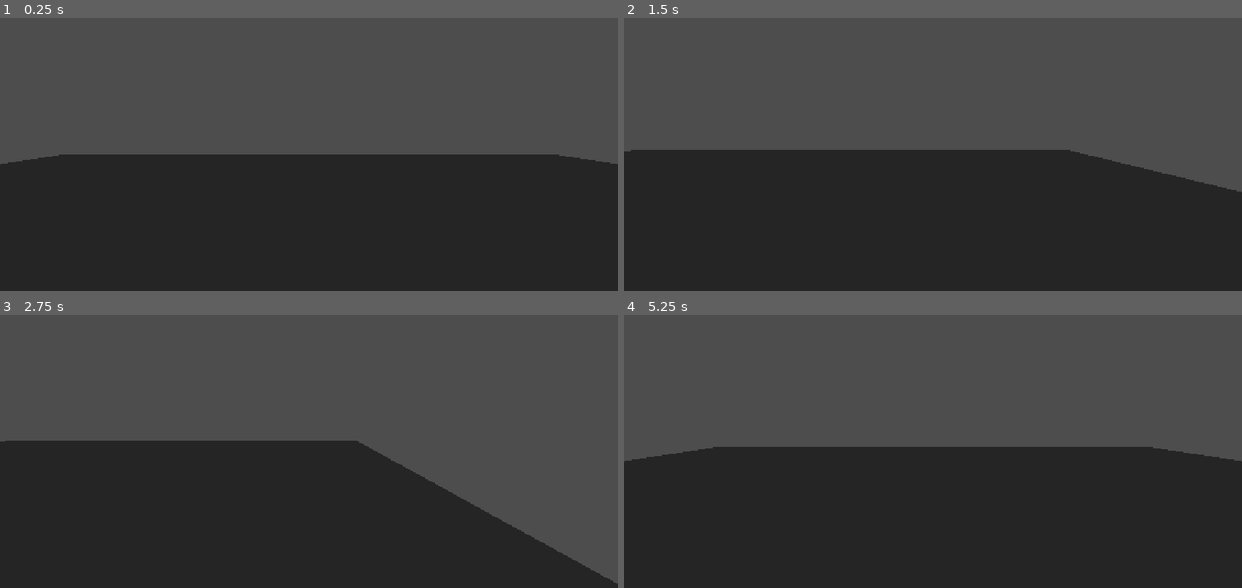
Above: before the commit, frames 1-4 (two rows, left to right).
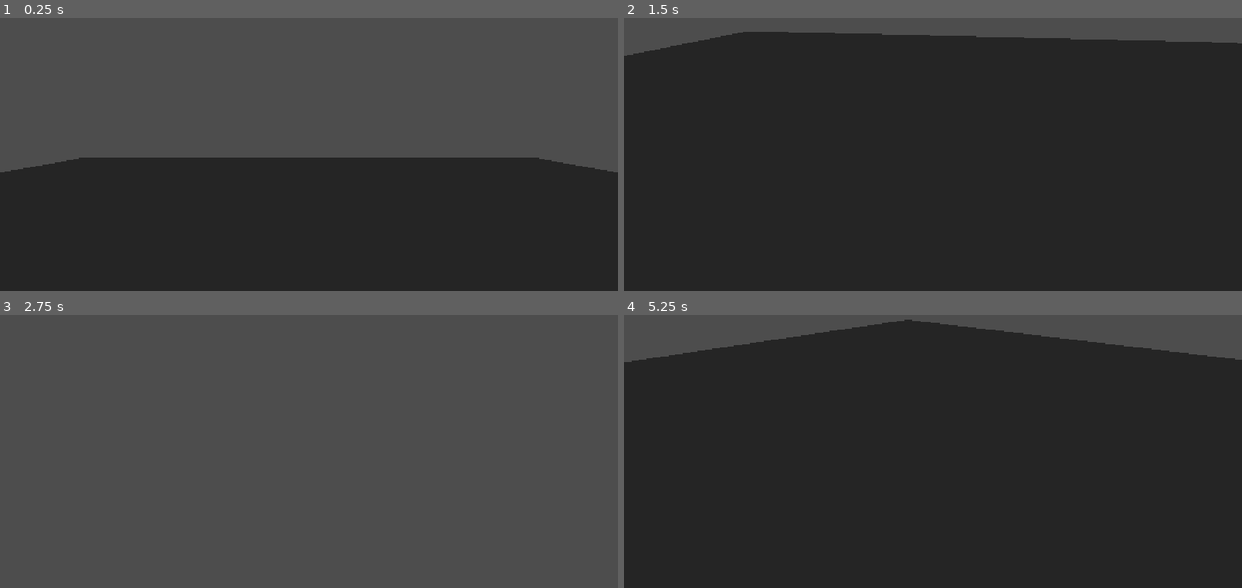
Above: after the commit, the same moments.

Repository: maujuicers/juiced-up-card-game
Game: Godot game, scene res://main_scene.tscn
Same seed, same stepped clock (60 frames per second), same inputs: the game is played once before the commit and once after it.
Inputs (mouse positions are in pixels of both pictures, inside the frame that each line leads up to):
- Up to frame 1 (0.25 s): no input
- Up to frame 2 (1.5 s): tap Enter (ui_accept) at 0.5, 0.6, 0.77, 1.07, 1.35 s; move the mouse to (1068, 99) at 0.52 s; hold Right (ui_right) 0.53-1.28 s; click (1068, 99) at 0.67 s; move the mouse to (809, 135) at 1.27 s; hold Down (ui_down) from 1.28 s (still down); click (809, 135) at 1.42 s
- Up to frame 3 (2.75 s): tap Enter (ui_accept) at 1.52, 1.82, 2, 2.1 s; move the mouse to (370, 336) at 2.02 s; release Down (ui_down) at 2.03 s; hold Right (ui_right) from 2.03 s (still down); click (370, 336) at 2.17 s
- Up to frame 4 (5.25 s): move the mouse to (902, 484) at 2.77 s; release Right (ui_right) at 2.78 s; hold Up (ui_up) 2.78-3.53 s; tap Enter (ui_accept) at 2.85, 3.02, 3.32, 3.5, 3.6, 3.77, 4.07, 4.35, 4.52, 4.82, 5.1 s; click (902, 484) at 2.92 s; move the mouse to (1118, 467) at 3.52 s; hold Left (ui_left) 3.53-5.03 s; click (1118, 467) at 3.67 s; tap Escape (ui_cancel) at 4.15 s; move the mouse to (747, 361) at 4.27 s; click (747, 361) at 4.42 s; move the mouse to (963, 413) at 5.02 s; hold Down (ui_down) from 5.03 s (still down); click (963, 413) at 5.17 s

The runs differ from the first frame. In frame 1, 1.5% of the frame differs, in the area x 0-100%, y 50-57%; in frame 2, 43%, in the area x 0-100%, y 5-64%; in frame 3, 43%; in frame 4, 40%.

Commit message:
feature: added camera controller

Diff:
--- a/main_scene.tscn
+++ b/main_scene.tscn
@@ -12,7 +12,6 @@
 
 [node name="Player" parent="." unique_id=50830596 instance=ExtResource("1_0f027")]
 transform = Transform3D(1, 0, 0, 0, 1, 0, 0, 0, 1, 0, 1.5131826, 0)
-motion_mode = 1
 
 [node name="DirectionalLight3D" type="DirectionalLight3D" parent="." unique_id=470046891]
 
--- a/player.tscn
+++ b/player.tscn
@@ -2,20 +2,22 @@
 
 [ext_resource type="Script" uid="uid://lxbur8whq6m5" path="res://player_controller.gd" id="1_4flbx"]
 
-[sub_resource type="CapsuleShape3D" id="CapsuleShape3D_sh265"]
-
 [sub_resource type="CapsuleMesh" id="CapsuleMesh_4flbx"]
 
-[node name="Player" type="CharacterBody3D" unique_id=50830596 node_paths=PackedStringArray("camera")]
+[sub_resource type="CapsuleShape3D" id="CapsuleShape3D_kewkp"]
+
+[node name="Player" type="CharacterBody3D" unique_id=50830596 node_paths=PackedStringArray("player_camera", "player_head")]
 script = ExtResource("1_4flbx")
-camera = NodePath("Camera3D")
-
-[node name="CollisionShape3D" type="CollisionShape3D" parent="." unique_id=600275287]
-transform = Transform3D(1, 0, 0, 0, 1, 0, 0, 0, 1, 0, 2.2502704, 0)
-shape = SubResource("CapsuleShape3D_sh265")
-
-[node name="Camera3D" type="Camera3D" parent="." unique_id=275162306]
-transform = Transform3D(1, 0, 0, 0, 1, 0, 0, 0, 1, 0, 0.50058144, -0.66382647)
+player_camera = NodePath("Head/Camera3D")
+player_head = NodePath("Head")
 
 [node name="MeshInstance3D" type="MeshInstance3D" parent="." unique_id=1088188901]
 mesh = SubResource("CapsuleMesh_4flbx")
+
+[node name="CollisionShape3D" type="CollisionShape3D" parent="." unique_id=1223591356]
+shape = SubResource("CapsuleShape3D_kewkp")
+
+[node name="Head" type="Node3D" parent="." unique_id=1003065678]
+transform = Transform3D(1, 0, 0, 0, 1, 0, 0, 0, 1, 0, 0.7909324, 0)
+
+[node name="Camera3D" type="Camera3D" parent="Head" unique_id=1590453642]
--- a/player_controller.gd
+++ b/player_controller.gd
@@ -1,19 +1,33 @@
 extends CharacterBody3D
 
-@export var camera: Camera3D
+@export var player_camera: Camera3D
+@export var player_head: Node3D
 
 const SPEED = 5.0
-const JUMP_VELOCITY = 4.5
+
+var gravity: float = ProjectSettings.get_setting("physics/3d/default_gravity")
+
+func _unhandled_input(event: InputEvent) -> void:
+	if event is InputEventMouseButton:
+		Input.set_mouse_mode(Input.MOUSE_MODE_CAPTURED)
+	elif event.is_action_pressed("ui_cancel"):
+		Input.set_mouse_mode(Input.MOUSE_MODE_VISIBLE)
+	if Input.get_mouse_mode() == Input.MOUSE_MODE_CAPTURED:
+		if event is InputEventMouseMotion:
+			player_head.rotate_y(-event.relative.x * 0.01)
+			player_camera.rotate_x(-event.relative.y * 0.01)
+			player_camera.rotation.x = clamp(player_camera.rotation.x, deg_to_rad(-30), deg_to_rad(60))
+			player_head.rotation.y = clamp(player_head.rotation.y, deg_to_rad(-90), deg_to_rad(90))
+
 
 func _physics_process(delta: float) -> void:
-	# Handle jump.
-	if Input.is_action_just_pressed("ui_accept") and is_on_floor():
-		velocity.y = JUMP_VELOCITY
-
+	# Add gravity
+	if not is_on_floor():
+		velocity.y -= gravity * delta
 	# Get the input direction and handle the movement/deceleration.
 	# As good practice, you should replace UI actions with custom gameplay actions.
-	var input_dir := Input.get_vector("ui_left", "ui_right", "ui_up", "ui_down")
-	var direction := (transform.basis * Vector3(input_dir.x, 0, input_dir.y)).normalized()
+	var input_dir := Input.get_vector("left", "right", "forward", "backward")
+	var direction = (player_head.basis * Vector3(input_dir.x, 0, input_dir.y)).normalized()
 	if direction:
 		velocity.x = direction.x * SPEED
 		velocity.z = direction.z * SPEED
--- a/project.godot
+++ b/project.godot
@@ -20,6 +20,29 @@
 window/stretch/mode="canvas_items"
 window/stretch/aspect="expand"
 
+[input]
+
+forward={
+"deadzone": 0.2,
+"events": [Object(InputEventKey,"resource_local_to_scene":false,"resource_name":"","device":16,"window_id":0,"alt_pressed":false,"shift_pressed":false,"ctrl_pressed":false,"meta_pressed":false,"pressed":false,"keycode":0,"physical_keycode":87,"key_label":0,"unicode":0,"location":0,"echo":false,"script":null)
+]
+}
+backward={
+"deadzone": 0.2,
+"events": [Object(InputEventKey,"resource_local_to_scene":false,"resource_name":"","device":-1,"window_id":0,"alt_pressed":false,"shift_pressed":false,"ctrl_pressed":false,"meta_pressed":false,"pressed":false,"keycode":0,"physical_keycode":83,"key_label":0,"unicode":115,"location":0,"echo":false,"script":null)
+]
+}
+left={
+"deadzone": 0.2,
+"events": [Object(InputEventKey,"resource_local_to_scene":false,"resource_name":"","device":-1,"window_id":0,"alt_pressed":false,"shift_pressed":false,"ctrl_pressed":false,"meta_pressed":false,"pressed":false,"keycode":0,"physical_keycode":65,"key_label":0,"unicode":97,"location":0,"echo":false,"script":null)
+]
+}
+right={
+"deadzone": 0.2,
+"events": [Object(InputEventKey,"resource_local_to_scene":false,"resource_name":"","device":-1,"window_id":0,"alt_pressed":false,"shift_pressed":false,"ctrl_pressed":false,"meta_pressed":false,"pressed":false,"keycode":0,"physical_keycode":68,"key_label":0,"unicode":100,"location":0,"echo":false,"script":null)
+]
+}
+
 [physics]
 
 3d/physics_engine="Jolt Physics"
